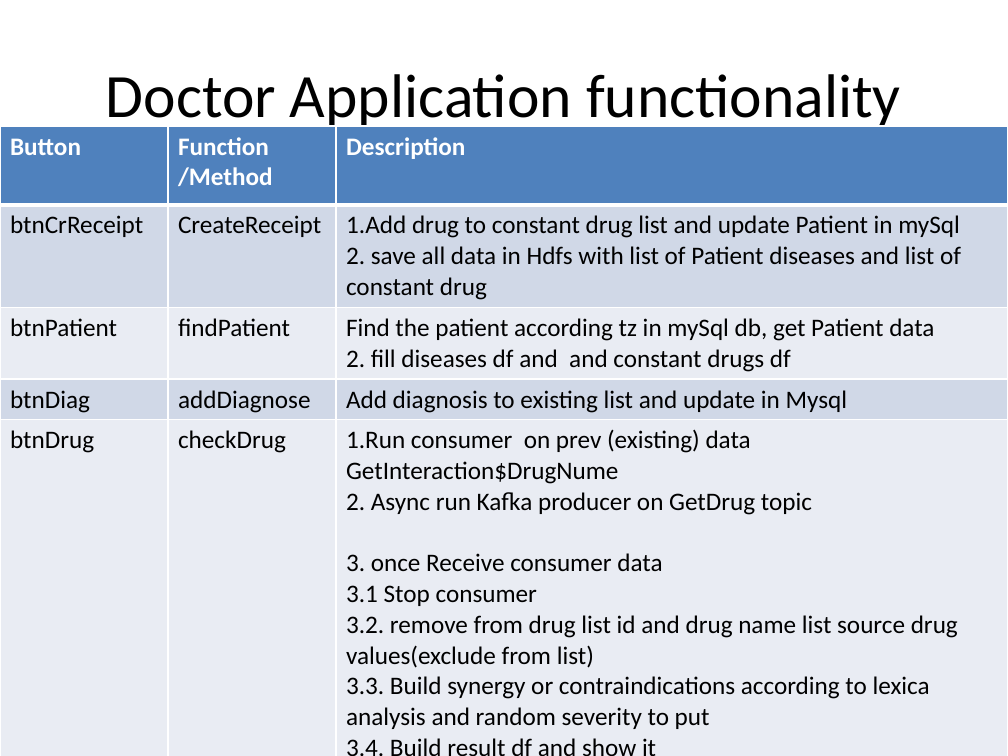
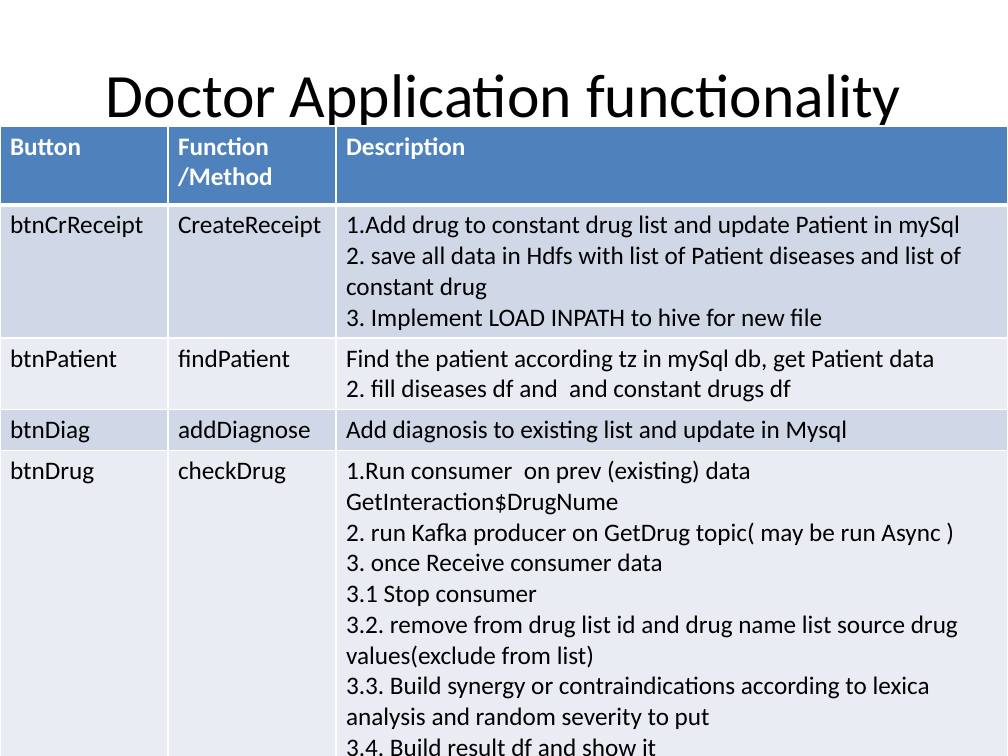
Before and after one commit to katkovOlga/nayaProject, a slide deck: slide 26 of FinalProject.pptx. Drawn at 1008x756 pixels with LibreOffice and Linux fonts; fonts in the diff are those of the drawing. Boxes give left, top, right and bottom in pixels: in the first picture for what was removed or moved away, otherwise in the second. Text is boxed around its words. In the diff, an @@ line names an element or a change of style, - is before the commit and + after.

```diff
--- a/FinalProject.pptx
+++ b/FinalProject.pptx
@@ table at <box>0,126,1008,756</box> @@
-row 2, column 3: 1.Add drug to constant drug list and update Patient in mySql / 2. save all data in Hdfs with list of Patient diseases and list of constant drug
+row 2, column 3: 1.Add drug to constant drug list and update Patient in mySql / 2. save all data in Hdfs with list of Patient diseases and list of constant drug / 3. Implement LOAD INPATH to hive for new file
-row 5, column 3: 1.Run consumer on prev (existing) data GetInteraction$DrugNume / 2. Async run Kafka producer on GetDrug topic / 3. once Receive consumer data / 3.1 Stop consumer / 3.2. remove from drug list id and drug name list source drug values(exclude from list) / 3.3. Build synergy or contraindications according to lexica analysis and random severity to put / 3.4. Build result df and show it
+row 5, column 3: 1.Run consumer on prev (existing) data GetInteraction$DrugNume / 2. run Kafka producer on GetDrug topic( may be run Async ) / 3. once Receive consumer data / 3.1 Stop consumer / 3.2. remove from drug list id and drug name list source drug values(exclude from list) / 3.3. Build synergy or contraindications according to lexica analysis and random severity to put / 3.4. Build result df and show it / 3.5 save the full interaction 7drug result to mongo db
```
Also in this commit, not shown: 5 other slides changed, 1 other file.
